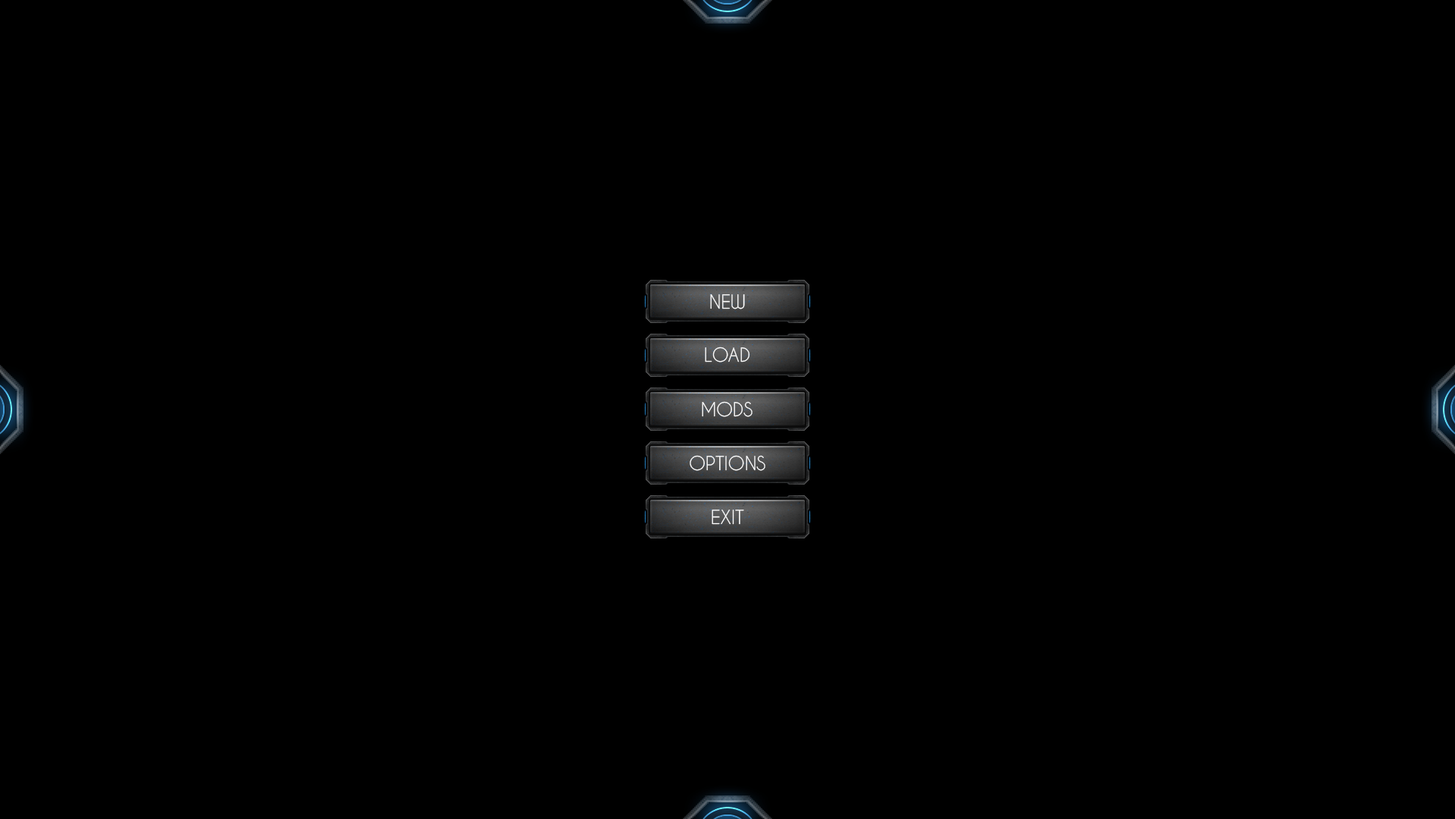
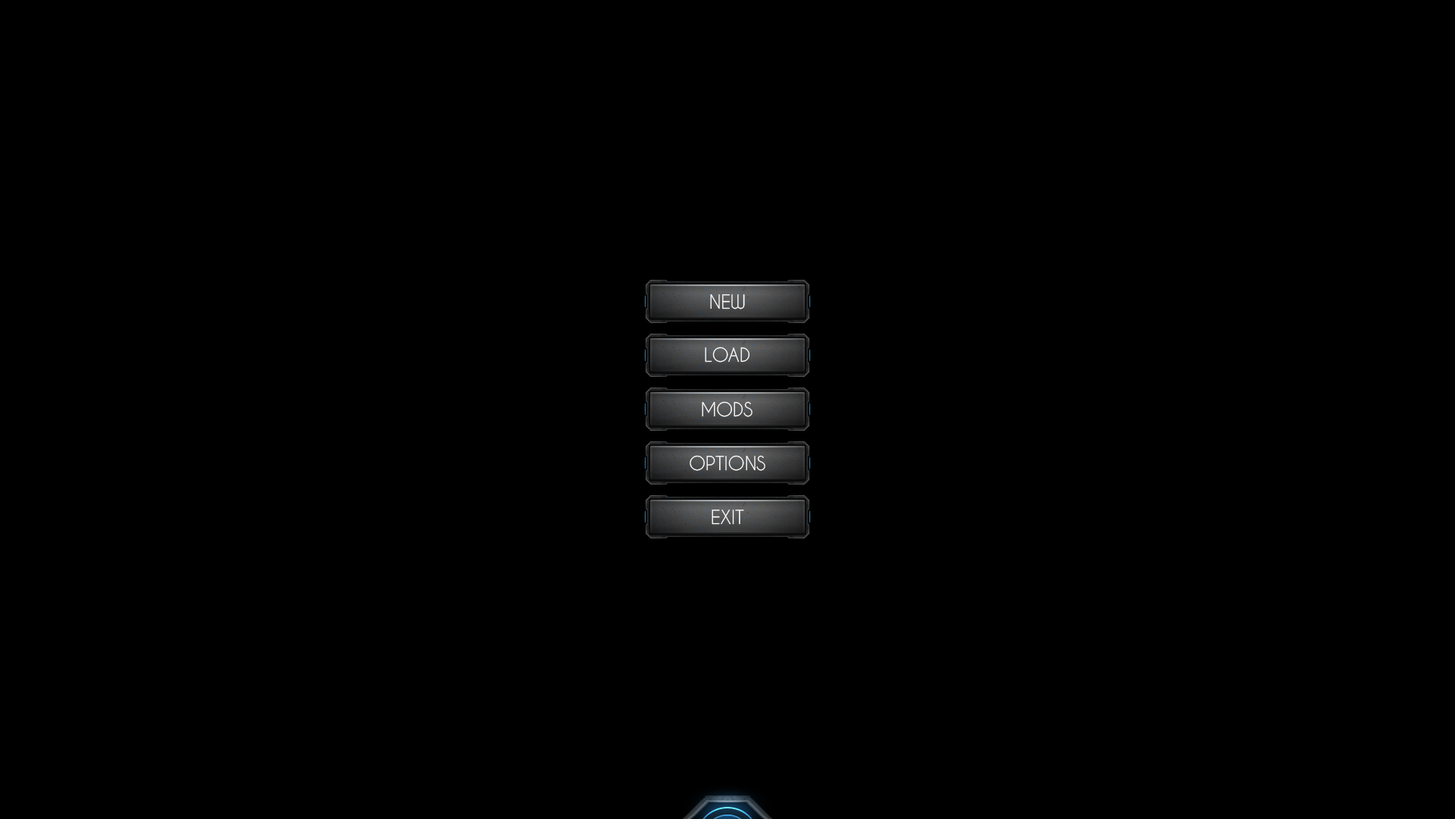
Two versions of the same layered image (w=1455, h=819). Layer-by-layer changes:
removed group "Top Brace" (2 layers) over [682, 0, 773, 24]
removed layer "Power Thread" (2nd of 4, in "Top Brace") from group "Top Brace" over [702, 0, 753, 13]
removed layer "Brace" (2nd of 4, in "Top Brace") from group "Top Brace" over [682, 0, 773, 24]
removed group "Right Brace" (2 layers) over [1431, 364, 1455, 455]
removed layer "Power Thread" (3rd of 4, in "Right Brace") from group "Right Brace" over [1443, 384, 1455, 435]
removed layer "Brace" (3rd of 4, in "Right Brace") from group "Right Brace" over [1431, 364, 1455, 455]
removed group "Left Brace" (2 layers) over [0, 364, 24, 455]
removed layer "Power Thread" (4th of 4, in "Left Brace") from group "Left Brace" over [0, 384, 13, 435]
removed layer "Brace" (4th of 4, in "Left Brace") from group "Left Brace" over [0, 364, 24, 455]
